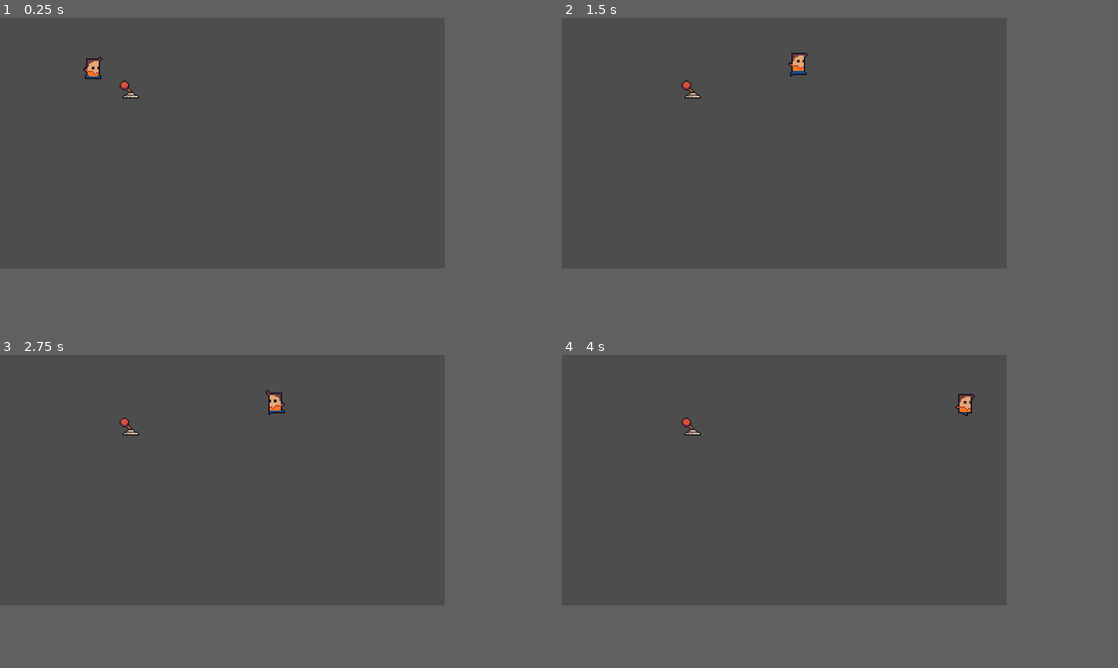
Above: before the commit, frames 1-4 (two rows, left to right).
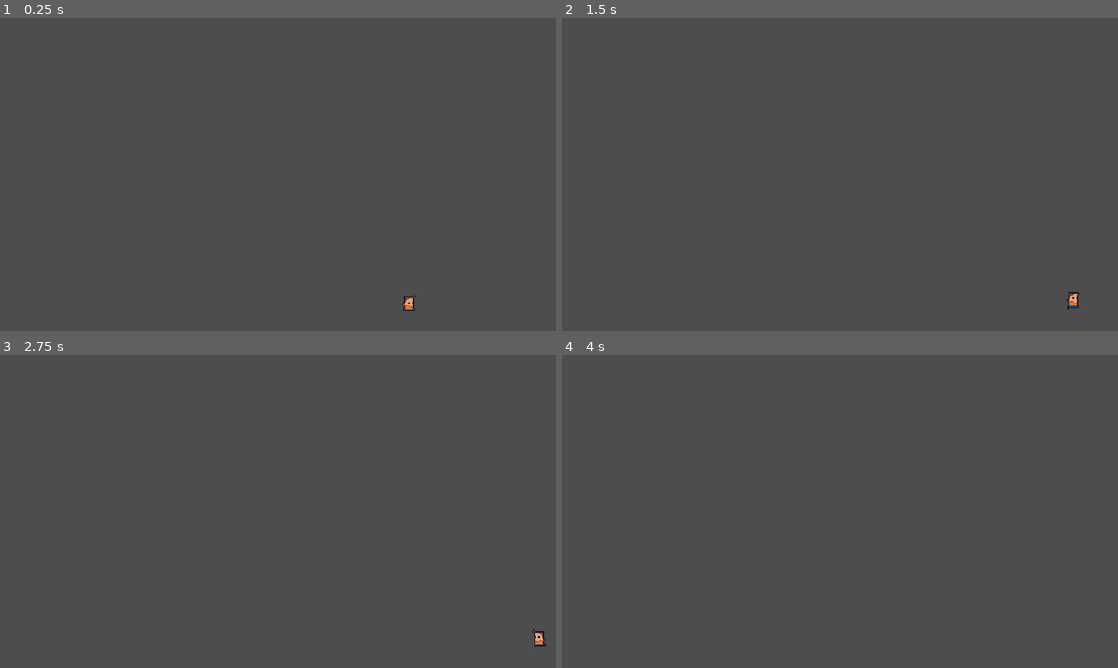
Above: after the commit, the same moments.

Repository: tiagobonetti/scaling-up
Game: Godot game, scene res://world.tscn
The game is run twice, just before and just after one commit, with the same random seed, the same clock (stepped at 60 frames per second) and the same inputs.
Inputs:
- Up to frame 1 (0.25 s): no input
- Up to frame 2 (1.5 s): tap Enter (ui_accept) at 0.5, 0.6, 0.77, 1.07, 1.35 s; hold Right (ui_right) from 0.53 s (still down)
- Up to frame 3 (2.75 s): tap Enter (ui_accept) at 1.52, 1.82, 2.1 s; release Right (ui_right) at 2.03 s; hold Left (ui_left) from 2.03 s (still down)
- Up to frame 4 (4 s): release Left (ui_left) at 2.78 s; hold Right (ui_right) from 2.78 s (still down); tap Enter (ui_accept) at 2.85, 3.02, 3.32, 3.6, 3.77 s
In our replay, the window is 640x360 before the commit and 800x450 after it. These sizes can differ from the game's own. Grey fills any space a smaller window leaves; there, only what the larger window draws over its background counts as a difference.

The runs differ from the first frame. In frame 1, 0.4% of the frame differs, in the area x 15-75%, y 12-94%; in frame 2, 0.4%, in the area x 21-94%, y 11-94%; in frame 3, 0.4%; in frame 4, 0.3%.

Commit message:
IDK what im doing

Diff:
--- /dev/null
+++ b/WanderController.gd
@@ -0,0 +1,13 @@
+extends Node2D
+
+@export var wander_range = 32
+
+@onready var start_position = global_position
+@onready var target_position = global_position
+
+func update_target_position():
+	var target_vector = Vector2(randf_range(-32, 32), randf_range(-32,32))
+	target_position = start_position + target_vector
+
+func _on_timer_timeout():
+	update_target_position()
--- a/project.godot
+++ b/project.godot
@@ -16,8 +16,8 @@
 
 [display]
 
-window/size/viewport_width=320
-window/size/viewport_height=180
+window/size/viewport_width=560
+window/size/viewport_height=315
 window/size/window_width_override=1280
 window/size/window_height_override=720
 window/stretch/mode="canvas_items"
--- /dev/null
+++ b/user.gd
@@ -0,0 +1,40 @@
+extends CharacterBody2D
+
+
+const SPEED = 300.0
+const JUMP_VELOCITY = -400.0
+
+# Get the gravity from the project settings to be synced with RigidBody nodes.
+var gravity = ProjectSettings.get_setting("physics/2d/default_gravity")
+
+
+func _physics_process(delta):
+	# Add the gravity.
+	if not is_on_floor():
+		velocity.y += gravity * delta
+
+	# Handle Jump.
+	if Input.is_action_just_pressed("ui_accept") and is_on_floor():
+		velocity.y = JUMP_VELOCITY
+
+	# Get the input direction and handle the movement/deceleration.
+	# As good practice, you should replace UI actions with custom gameplay actions.
+	var direction = Input.get_axis("ui_left", "ui_right")
+	if direction:
+		velocity.x = direction * SPEED
+	else:
+		velocity.x = move_toward(velocity.x, 0, SPEED)
+
+	move_and_slide()
+
+
+v@onready
+match state:
+	IDLE:
+		pass
+	WANDER:
+		pass
+
+func pick_random_state(state_list):
+	state_list.shuffle()
+	return state_list.pop_front()
--- /dev/null
+++ b/user.tscn
@@ -0,0 +1,91 @@
+[gd_scene load_steps=9 format=3 uid="uid://dbtplpeewat72"]
+
+[ext_resource type="Texture2D" path="res://Sprites/user.png" id="1_j3r1m"]
+[ext_resource type="Script" path="res://user.gd" id="1_tljtw"]
+[ext_resource type="Script" path="res://WanderController.gd" id="2_20o01"]
+
+[sub_resource type="CapsuleShape2D" id="CapsuleShape2D_njoxk"]
+radius = 4.0
+height = 14.0
+
+[sub_resource type="Animation" id="Animation_cq5eg"]
+resource_name = "Idle"
+length = 0.4
+loop_mode = 1
+tracks/0/type = "value"
+tracks/0/imported = false
+tracks/0/enabled = true
+tracks/0/path = NodePath("Sprite2D:frame")
+tracks/0/interp = 1
+tracks/0/loop_wrap = true
+tracks/0/keys = {
+"times": PackedFloat32Array(0, 0.1, 0.2, 0.3),
+"transitions": PackedFloat32Array(1, 1, 1, 1),
+"update": 1,
+"values": [1, 2, 3, 4]
+}
+
+[sub_resource type="Animation" id="Animation_8ehsd"]
+length = 0.001
+tracks/0/type = "value"
+tracks/0/imported = false
+tracks/0/enabled = true
+tracks/0/path = NodePath("Sprite2D:frame")
+tracks/0/interp = 1
+tracks/0/loop_wrap = true
+tracks/0/keys = {
+"times": PackedFloat32Array(0),
+"transitions": PackedFloat32Array(1),
+"update": 1,
+"values": [1]
+}
+
+[sub_resource type="Animation" id="Animation_hw3rc"]
+resource_name = "Run"
+length = 0.4
+loop_mode = 1
+tracks/0/type = "value"
+tracks/0/imported = false
+tracks/0/enabled = true
+tracks/0/path = NodePath("Sprite2D:frame")
+tracks/0/interp = 1
+tracks/0/loop_wrap = true
+tracks/0/keys = {
+"times": PackedFloat32Array(0, 0.1, 0.2, 0.3),
+"transitions": PackedFloat32Array(1, 1, 1, 1),
+"update": 1,
+"values": [5, 6, 7, 8]
+}
+
+[sub_resource type="AnimationLibrary" id="AnimationLibrary_elxgh"]
+_data = {
+"Idle": SubResource("Animation_cq5eg"),
+"RESET": SubResource("Animation_8ehsd"),
+"Run": SubResource("Animation_hw3rc")
+}
+
+[node name="User" type="CharacterBody2D"]
+script = ExtResource("1_tljtw")
+
+[node name="Sprite2D" type="Sprite2D" parent="."]
+texture = ExtResource("1_j3r1m")
+hframes = 9
+frame = 1
+
+[node name="CollisionShape2D" type="CollisionShape2D" parent="."]
+position = Vector2(0, 7)
+shape = SubResource("CapsuleShape2D_njoxk")
+
+[node name="AnimationPlayer" type="AnimationPlayer" parent="."]
+libraries = {
+"": SubResource("AnimationLibrary_elxgh")
+}
+
+[node name="WanderController" type="Node2D" parent="."]
+script = ExtResource("2_20o01")
+
+[node name="Timer" type="Timer" parent="WanderController"]
+one_shot = true
+autostart = true
+
+[connection signal="timeout" from="WanderController/Timer" to="WanderController" method="_on_timer_timeout"]
--- a/world.tscn
+++ b/world.tscn
@@ -1,15 +1,20 @@
-[gd_scene load_steps=11 format=3 uid="uid://cxcvon26drnqe"]
+[gd_scene load_steps=14 format=3 uid="uid://cxcvon26drnqe"]
 
 [ext_resource type="Texture2D" uid="uid://cuwfqeff5wg8t" path="res://Environments/lever_left.png" id="1_4gmcu"]
+[ext_resource type="Texture2D" path="res://Background/ground-texture.png" id="1_buy2u"]
 [ext_resource type="Script" path="res://Player.gd" id="2_wa028"]
 [ext_resource type="Texture2D" uid="uid://bbyqtul2iolym" path="res://Sprites/dev/dev.png" id="3_ahwai"]
+[ext_resource type="Texture2D" path="res://Background/building-1.png" id="5_v8274"]
+
+[sub_resource type="RectangleShape2D" id="RectangleShape2D_w2g52"]
+size = Vector2(640, 31.5)
 
 [sub_resource type="CapsuleShape2D" id="CapsuleShape2D_txnyl"]
 radius = 4.0
 height = 10.0
 
-[sub_resource type="Animation" id="Animation_lyp70"]
-resource_name = "RunRight"
+[sub_resource type="Animation" id="Animation_vdi4l"]
+resource_name = "Idle"
 length = 0.4
 loop_mode = 1
 tracks/0/type = "value"
@@ -22,7 +27,7 @@
 "times": PackedFloat32Array(0, 0.1, 0.2, 0.3),
 "transitions": PackedFloat32Array(1, 1, 1, 1),
 "update": 1,
-"values": [5, 6, 7, 8]
+"values": [1, 2, 3, 4]
 }
 
 [sub_resource type="Animation" id="Animation_lfe80"]
@@ -57,8 +62,8 @@
 "values": [9, 10, 11, 12]
 }
 
-[sub_resource type="Animation" id="Animation_vdi4l"]
-resource_name = "Idle"
+[sub_resource type="Animation" id="Animation_lyp70"]
+resource_name = "RunRight"
 length = 0.4
 loop_mode = 1
 tracks/0/type = "value"
@@ -71,7 +76,7 @@
 "times": PackedFloat32Array(0, 0.1, 0.2, 0.3),
 "transitions": PackedFloat32Array(1, 1, 1, 1),
 "update": 1,
-"values": [1, 2, 3, 4]
+"values": [5, 6, 7, 8]
 }
 
 [sub_resource type="AnimationLibrary" id="AnimationLibrary_owx5r"]
@@ -87,8 +92,24 @@
 
 [node name="World" type="Node2D"]
 
+[node name="Ground" type="StaticBody2D" parent="."]
+
+[node name="Sprite2D" type="Sprite2D" parent="Ground"]
+position = Vector2(280, 315)
+texture = ExtResource("1_buy2u")
+
+[node name="CollisionShape2D" type="CollisionShape2D" parent="Ground"]
+position = Vector2(280, 315)
+shape = SubResource("RectangleShape2D_w2g52")
+
+[node name="StaticBody2D" type="StaticBody2D" parent="."]
+
+[node name="Sprite2D" type="Sprite2D" parent="StaticBody2D"]
+position = Vector2(516, 230)
+texture = ExtResource("5_v8274")
+
 [node name="Player" type="StaticBody2D" parent="."]
-position = Vector2(67, 30)
+position = Vector2(412, 281)
 script = ExtResource("2_wa028")
 metadata/_edit_group_ = true
 
@@ -108,7 +129,7 @@
 }
 
 [node name="Lever" type="StaticBody2D" parent="."]
-position = Vector2(94, 51)
+position = Vector2(620, 98)
 metadata/_edit_group_ = true
 
 [node name="Sprite2D" type="Sprite2D" parent="Lever"]
